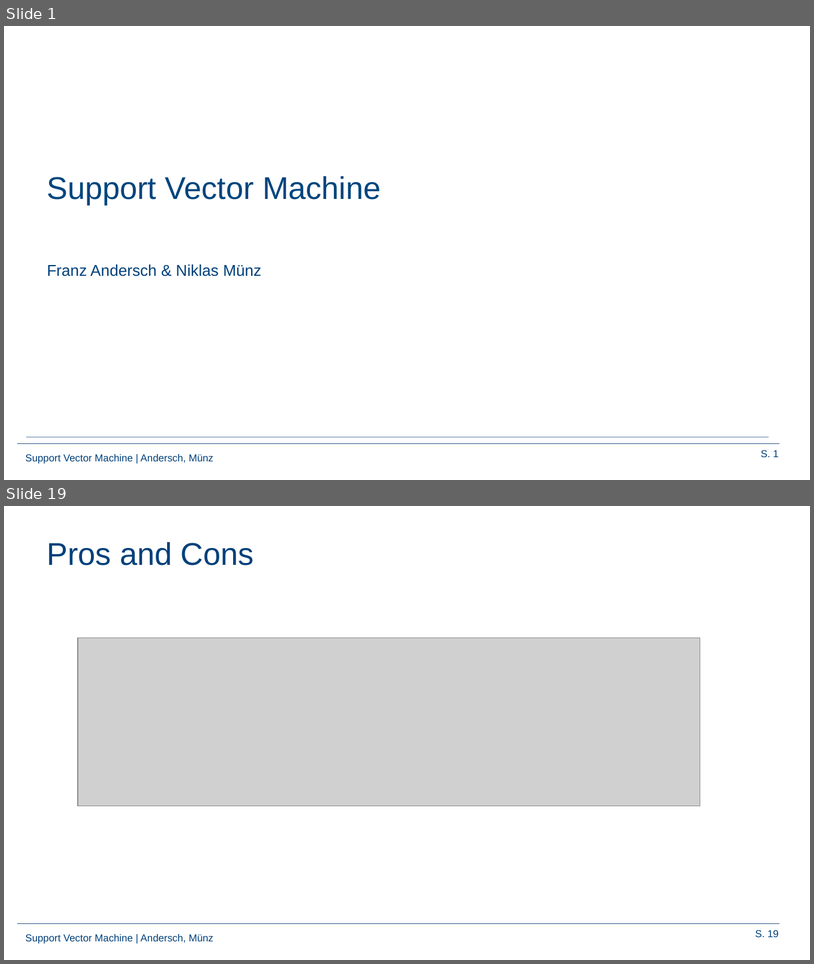
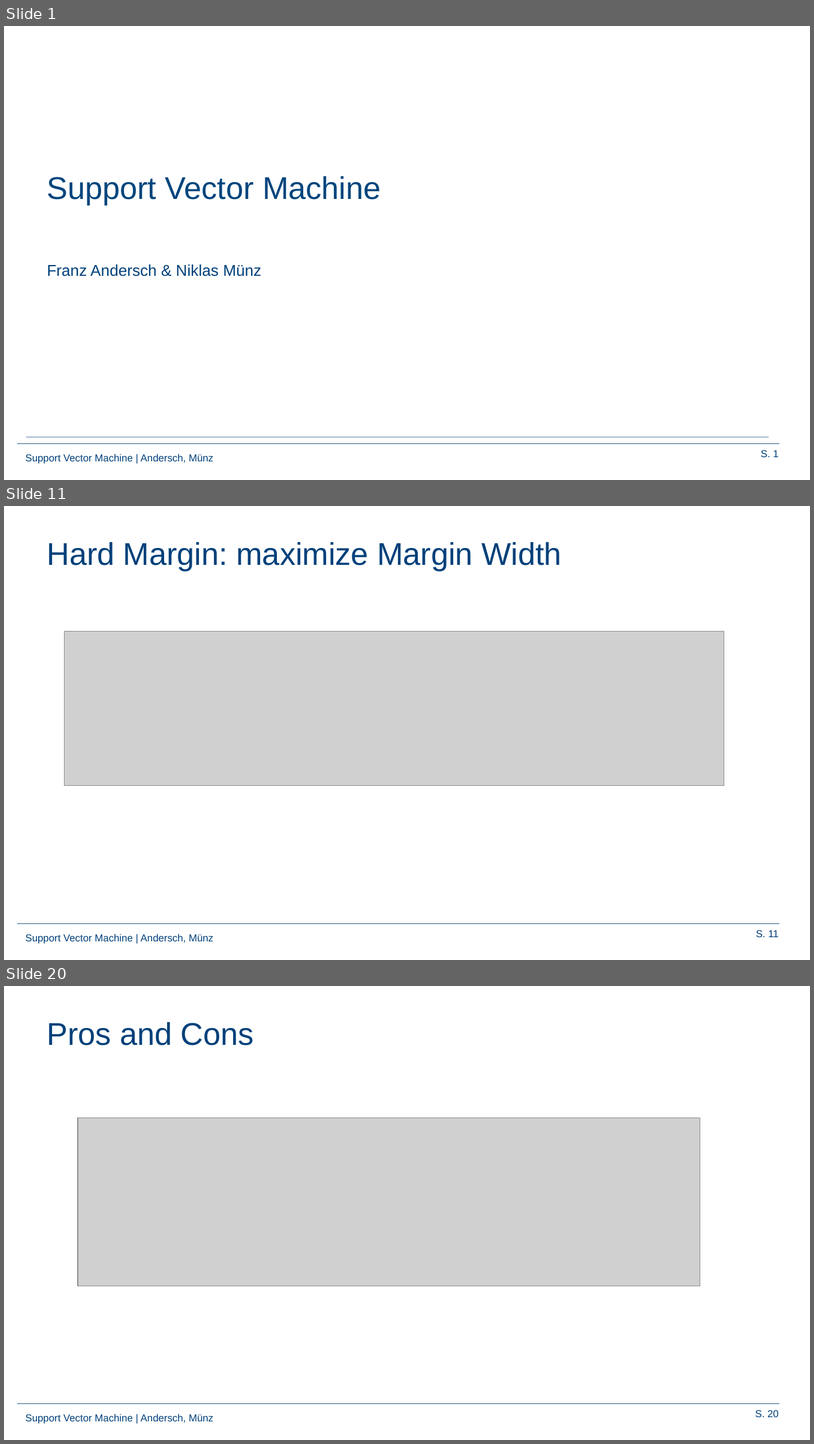
Before and after one commit to Frandersch/Statistical-Machine-Learning, a slide deck: Präsentation/Support Vector Machines.pptx. Shown one above the other, each under a label of ours: slides 1 and 19 before the commit, slides 1, 11 and 20 after it; the slides between them are not shown. The pictures are 814x964 and 814x1444 pixels, drawn with LibreOffice and Linux fonts; fonts in the diff are those of the drawing; grey boxes stand for pictures; background and template pictures are left out. Boxes give left, top, right and bottom in pixels: in the first picture for what was removed or moved away, otherwise in the second. Text is boxed around its words. In the diff, an @@ line names an element or a change of style, - is before the commit and + after.

```diff
--- a/Präsentation/Support Vector Machines.pptx
+++ b/Präsentation/Support Vector Machines.pptx
@@ slide 11 added at <box>4,506,810,960</box>, background #FFFFFF; not listed: 3 template elements that a slide beside it also shows @@
@@ title added at <box>47,542,561,571</box>, 28 pt, text #00407A @@
+Hard Margin: maximize Margin Width
@@ picture added at <box>65,631,725,785</box> @@
@@ what was slide 19 is now slide 20 @@
@@ page number at <box>756,1410,779,1417</box>: text changed @@
-S. 19
+S. 20
```
Also in this commit, not shown: 12 slides changed, 10 other slides added, 8 slides removed.
